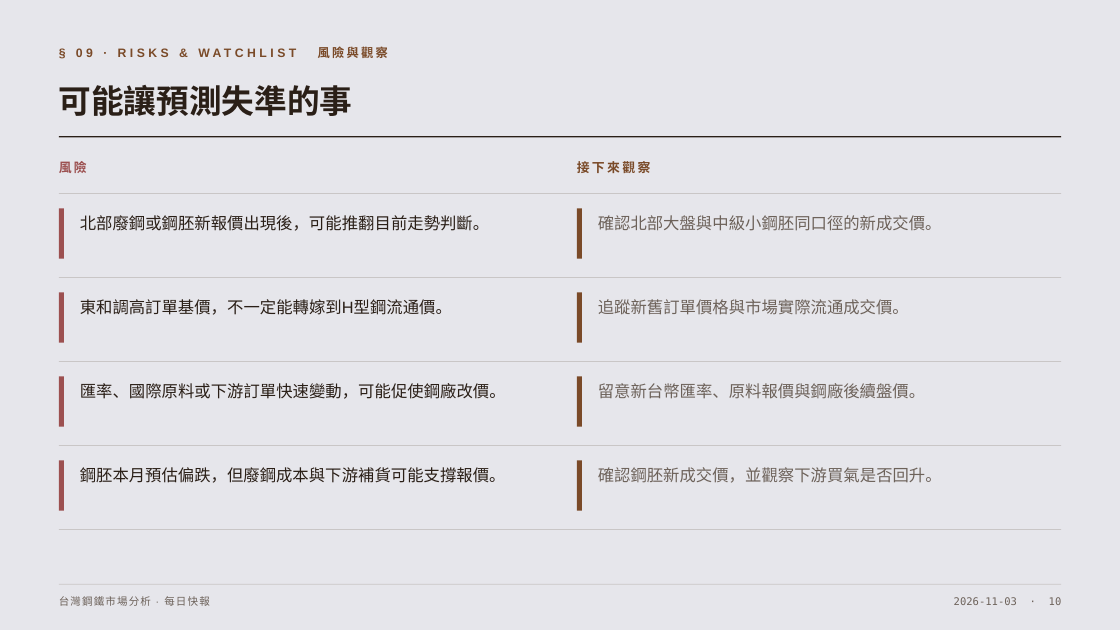
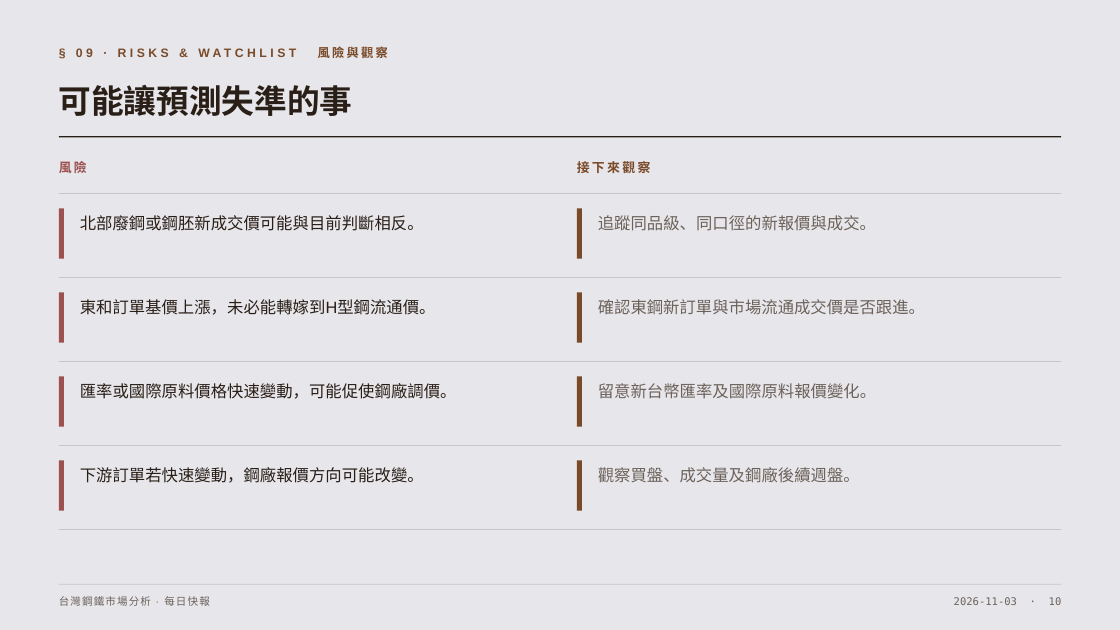
Before and after one commit to lijingchiu/SteelWeb, a slide deck: slide 10 of reports/steel-daily-2026-11-03.pptx. Drawn at 1120x630 pixels with LibreOffice and Linux fonts; fonts in the diff are those of the drawing. Boxes give left, top, right and bottom in pixels: in the first picture for what was removed or moved away, otherwise in the second. Text is boxed around its words. In the diff, an @@ line names an element or a change of style, - is before the commit and + after.

```diff
--- a/reports/steel-daily-2026-11-03.pptx
+++ b/reports/steel-daily-2026-11-03.pptx
@@ text at (80,215,424,231): text changed @@
-北部廢鋼或鋼胚新報價出現後，可能推翻目前走勢判斷。
+北部廢鋼或鋼胚新成交價可能與目前判斷相反。
@@ text at (598,215,876,231): text changed @@
-確認北部大盤與中級小鋼胚同口徑的新成交價。
+追蹤同品級、同口徑的新報價與成交。
@@ text at (80,299,436,315): text changed @@
-東和調高訂單基價，不一定能轉嫁到H型鋼流通價。
+東和訂單基價上漲，未必能轉嫁到H型鋼流通價。
@@ text at (598,299,925,315): text changed @@
-追蹤新舊訂單價格與市場實際流通成交價。
+確認東鋼新訂單與市場流通成交價是否跟進。
@@ text at (80,383,457,399): text changed @@
-匯率、國際原料或下游訂單快速變動，可能促使鋼廠改價。
+匯率或國際原料價格快速變動，可能促使鋼廠調價。
@@ text at (598,383,876,399): text changed @@
-留意新台幣匯率、原料報價與鋼廠後續盤價。
+留意新台幣匯率及國際原料報價變化。
@@ text at (80,467,424,483): text changed @@
-鋼胚本月預估偏跌，但廢鋼成本與下游補貨可能支撐報價。
+下游訂單若快速變動，鋼廠報價方向可能改變。
@@ text at (598,467,860,483): text changed @@
-確認鋼胚新成交價，並觀察下游買氣是否回升。
+觀察買盤、成交量及鋼廠後續週盤。
```
Also in this commit, not shown: 10 other slides changed, 1 other file.
